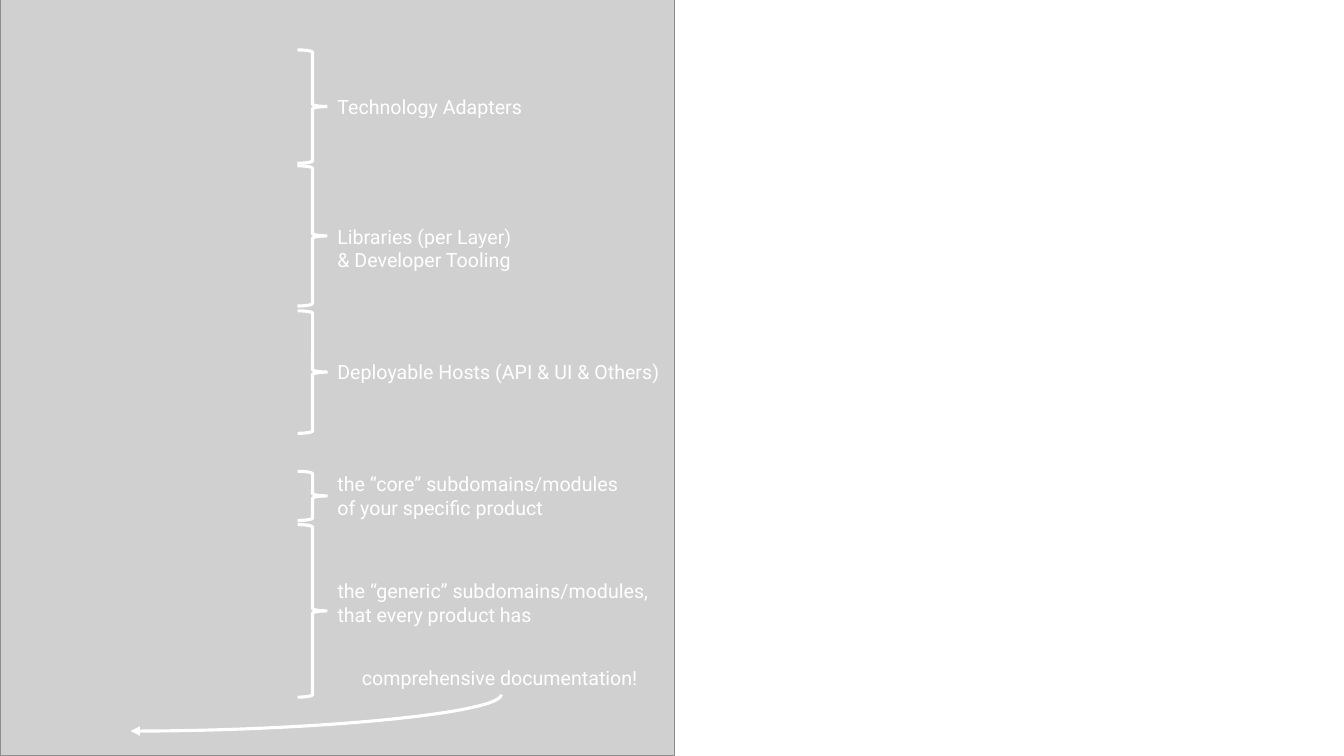
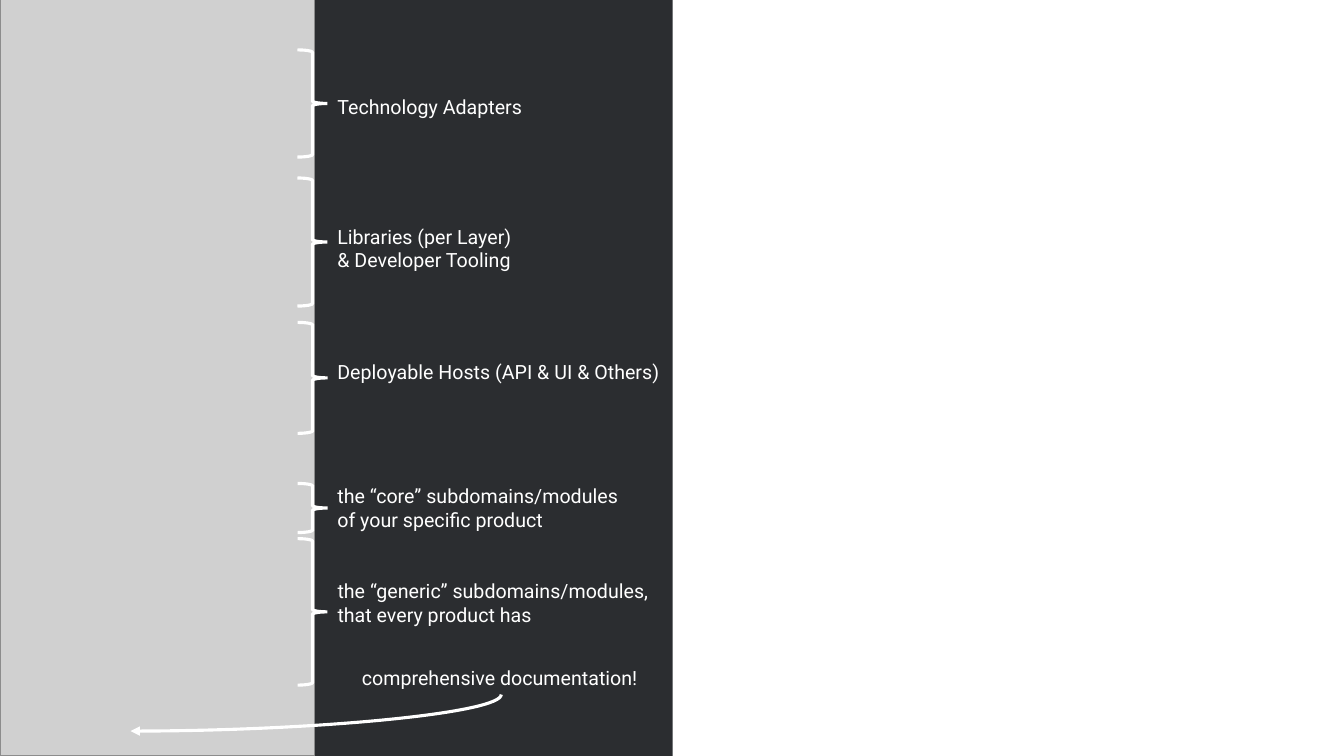
Before and after one commit to jezzsantos/saastack, a slide deck: slide 4 of docs/images/Sources.pptx. Drawn at 1344x756 pixels with LibreOffice and Linux fonts; fonts in the diff are those of the drawing; grey boxes stand for pictures. Boxes give left, top, right and bottom in pixels: in the first picture for what was removed or moved away, otherwise in the second. Text is boxed around its words. In the diff, an @@ line names an element or a change of style, - is before the commit and + after.

```diff
--- a/docs/images/Sources.pptx
+++ b/docs/images/Sources.pptx
@@ picture removed at [0,0,676,756] @@
@@ rectangle added at [0,0,673,756], fill #2B2D30 @@
@@ picture added at [0,0,315,756] @@
@@ right brace: place and size @@
-right brace at [297,49,328,162]
+right brace at [297,49,328,156]
@@ right brace: place and size @@
-right brace at [297,165,328,306]
+right brace at [297,178,328,307]
@@ right brace: place and size @@
-right brace at [297,311,328,434]
+right brace at [297,323,328,434]
@@ right brace: place and size @@
-right brace at [297,472,328,521]
+right brace at [297,484,328,533]
@@ text "the “core” subdomains/modules": place and size @@
-text "the “core” subdomains/modules" at [337,477,618,519]
+text "the “core” subdomains/modules" at [337,488,618,531]
@@ right brace: place and size @@
-right brace at [297,524,328,697]
+right brace at [297,538,328,685]
```
Also in this commit, not shown: 1 other file.
